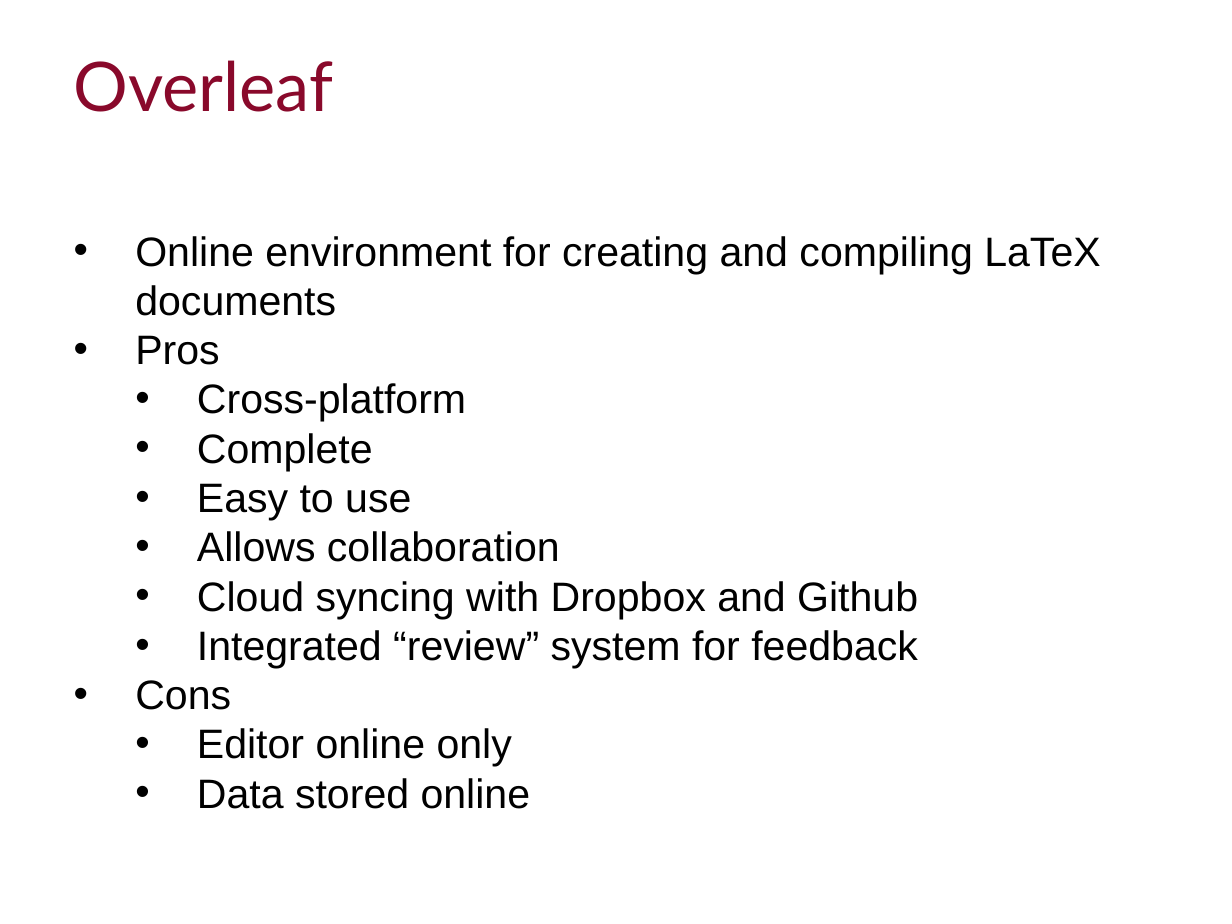
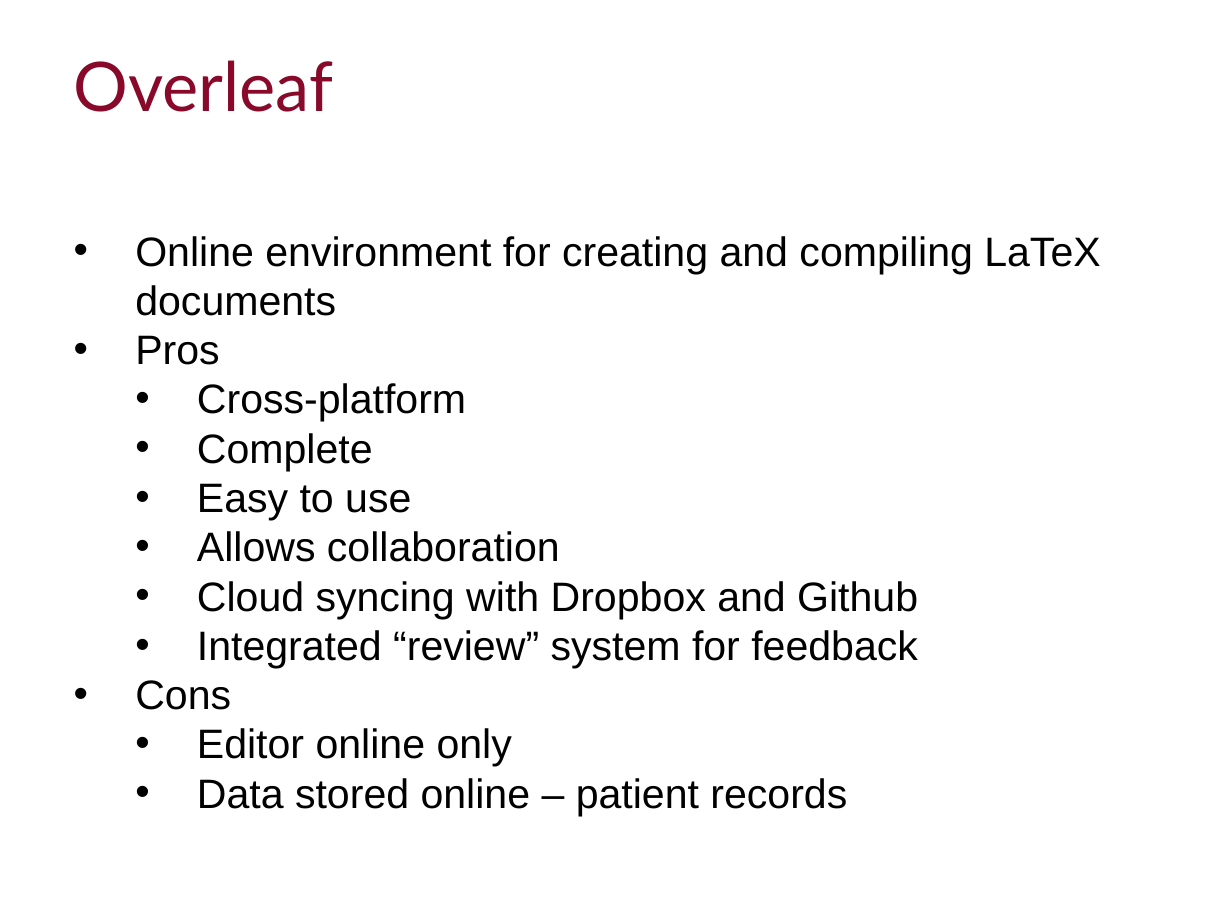
Before and after one commit to ImperialCollegeLondon/RCDS-writing-theses-in-latex, a slide deck: slide 3 of Writing Theses in Latex Slides.pptx. Drawn at 1232x924 pixels with LibreOffice and Linux fonts; fonts in the diff are those of the drawing; background and template pictures are left out. Boxes give left, top, right and bottom in pixels: in the first picture for what was removed or moved away, otherwise in the second. Text is boxed around its words. In the diff, an @@ line names an element or a change of style, - is before the commit and + after.

```diff
--- a/Writing Theses in Latex Slides.pptx
+++ b/Writing Theses in Latex Slides.pptx
@@ text at box(197, 778, 847, 816): text changed @@
-  • Data stored online
+  • Data stored online – patient records
```
Also in this commit, not shown: 9 other slides changed, 1 slide added, 4 slides removed, 3 other files.
